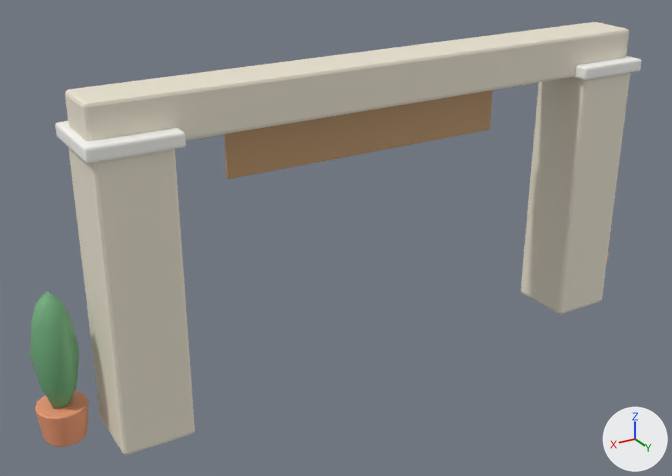
The FBX model unity/Assets/Resources/Bayview/town_gate.fbx: old version first, new version second.
Rendered twice from a camera (50 mm lens) standing at (11.21, 16.61, 11.69) and looking at (0.99, -0.43, 3.17). The axes (+X, +Y, +Z) are drawn at lower right. The lights are the same throughout. The older version comes first. Objects named as collision shapes, trigger or cutter boxes, shadow casters or lower levels of detail are left out. Where no turn or scale is listed for an object, it has been applied to the vertices.

Before the edit, the objects in view are built like this:
```python
me_cube = bpy.data.meshes.new('Cube')
me_cube.from_pydata(...)  # 1292 vertices, 1292 faces; spans x -2.1..14.1, y -1.1..1.0, z -3.2..4.2
# faces by material slot: [556, 162, 144, 160, 216, 54]
me_cube.materials.append(mat_stone)  # pale yellow #efe7d4
me_cube.materials.append(mat_whitetrim)  # white #fcfaf6
me_cube.materials.append(mat_rooftile)  # orange #ef9e76
me_cube.materials.append(mat_leafdark)  # green #6fad7c
me_cube.materials.append(mat_stonedark)  # pale yellow #d4cbbc
me_cube.materials.append(mat_wood)  # brown #c59e73
ob_visual = bpy.data.objects.new('Visual', me_cube)
ob_visual.location = (-6.0, 0.0, 3.2)
```
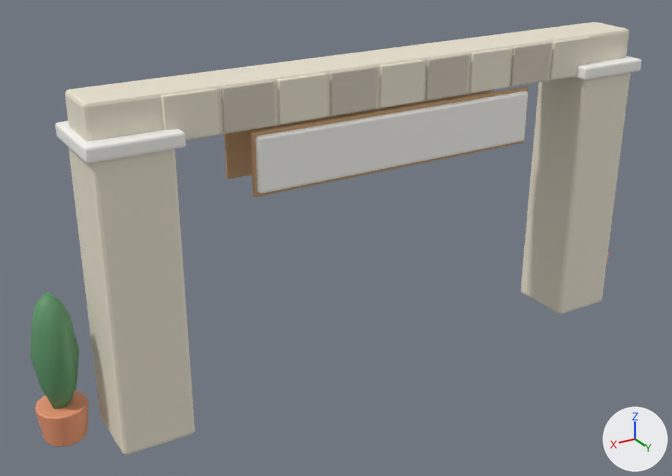
What differs and where, as boxes [x1, y1, x2, y2] in the pictures (672 x 476 px):
part 1 of me_cube, added (pale yellow): after [549, 37, 589, 80]
part 2 of me_cube, added (pale yellow): after [510, 42, 551, 86]
part 3 of me_cube, added (pale yellow): after [469, 48, 511, 93]
part 4 of me_cube, added (pale yellow): after [425, 53, 469, 100]
part 5 of me_cube, added (pale yellow): after [379, 60, 424, 108]
part 6 of me_cube, added (pale yellow): after [330, 66, 377, 116]
part 7 of me_cube, added (pale yellow): after [277, 73, 327, 124]
part 8 of me_cube, added (pale yellow): after [221, 80, 275, 133]
part 9 of me_cube, added (pale yellow): after [161, 88, 219, 140]
part 10 of me_cube, added: after [255, 91, 528, 194]
part 11 of me_cube, added: after [251, 87, 529, 197]

Edits to the bpy script that builds the scene:
```text
Change me_cube:
    used by ob_visual; location = (-6.0, 0.0, 3.2)
    remove me_cube.from_pydata(...)  # 1292 vertices, 1292 faces; spans x -2.1..14.1, y -1.1..1.0, z -3.2..4.2
    add me_cube.from_pydata(...)  # 1908 vertices, 1886 faces; spans x -2.1..14.1, y -1.1..1.0, z -3.2..4.2
    me_cube part 1: the loose piece of 56 vertices spanning x 0.6..1.7, y -0.7..-0.6, z 3.2..4.2 is copied, and the copy is moved by (0.0, 1.2, 0.0); it spans x 0.6..1.7, y 0.6..0.7, z 3.2..4.2
    me_cube part 2: the loose piece of 56 vertices spanning x 1.9..3.0, y -0.7..-0.6, z 3.2..4.2 is copied, and the copy is moved by (0.0, 1.2, 0.0); it spans x 1.9..3.0, y 0.6..0.7, z 3.2..4.2
    me_cube part 3: the loose piece of 56 vertices spanning x 3.0..4.2, y -0.7..-0.6, z 3.2..4.2 is copied, and the copy is moved by (0.0, 1.2, 0.0); it spans x 3.0..4.2, y 0.6..0.7, z 3.2..4.2
    me_cube part 4: the loose piece of 56 vertices spanning x 4.2..5.4, y -0.7..-0.6, z 3.2..4.2 is copied, and the copy is moved by (0.0, 1.2, 0.0); it spans x 4.2..5.4, y 0.6..0.7, z 3.2..4.2
    me_cube part 5: the loose piece of 56 vertices spanning x 5.4..6.5, y -0.7..-0.6, z 3.2..4.2 is copied, and the copy is moved by (0.0, 1.2, 0.0); it spans x 5.4..6.5, y 0.6..0.7, z 3.2..4.2
    me_cube part 6: the loose piece of 56 vertices spanning x 6.6..7.8, y -0.7..-0.6, z 3.2..4.2 is copied, and the copy is moved by (0.0, 1.2, 0.0); it spans x 6.6..7.8, y 0.6..0.7, z 3.2..4.2
    me_cube part 7: the loose piece of 56 vertices spanning x 7.8..8.9, y -0.7..-0.6, z 3.2..4.2 is copied, and the copy is moved by (0.0, 1.2, 0.0); it spans x 7.8..8.9, y 0.6..0.7, z 3.2..4.2
    me_cube part 8: the loose piece of 56 vertices spanning x 9.1..10.2, y -0.7..-0.6, z 3.2..4.2 is copied, and the copy is moved by (0.0, 1.2, 0.0); it spans x 9.1..10.2, y 0.6..0.7, z 3.2..4.2
    me_cube part 9: the loose piece of 56 vertices spanning x 10.2..11.3, y -0.7..-0.6, z 3.2..4.2 is copied, and the copy is moved by (0.0, 1.2, 0.0); it spans x 10.2..11.3, y 0.6..0.7, z 3.2..4.2
    me_cube part 10: the loose piece of 56 vertices spanning x 2.4..9.6, y -0.7..-0.6, z 1.8..3.2 is copied, and the copy is moved by (0.0, 1.3, 0.0), in mat_whitetrim (white #fcfaf6); it spans x 2.5..9.5, y 0.6..0.8, z 1.9..3.1
    me_cube part 11: the loose piece of 56 vertices spanning x 2.4..9.6, y -0.7..-0.6, z 1.8..3.2 is copied, and the copy is moved by (0.0, 1.3, 0.0); it spans x 2.4..9.6, y 0.6..0.7, z 1.8..3.2
```
